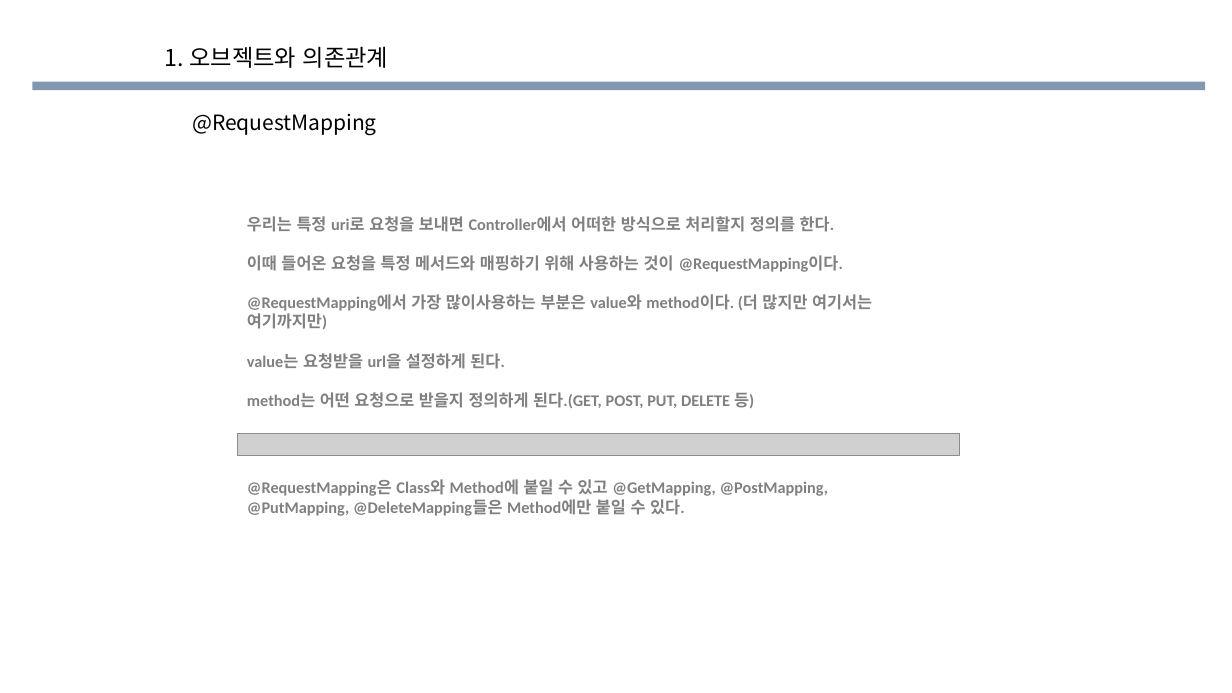
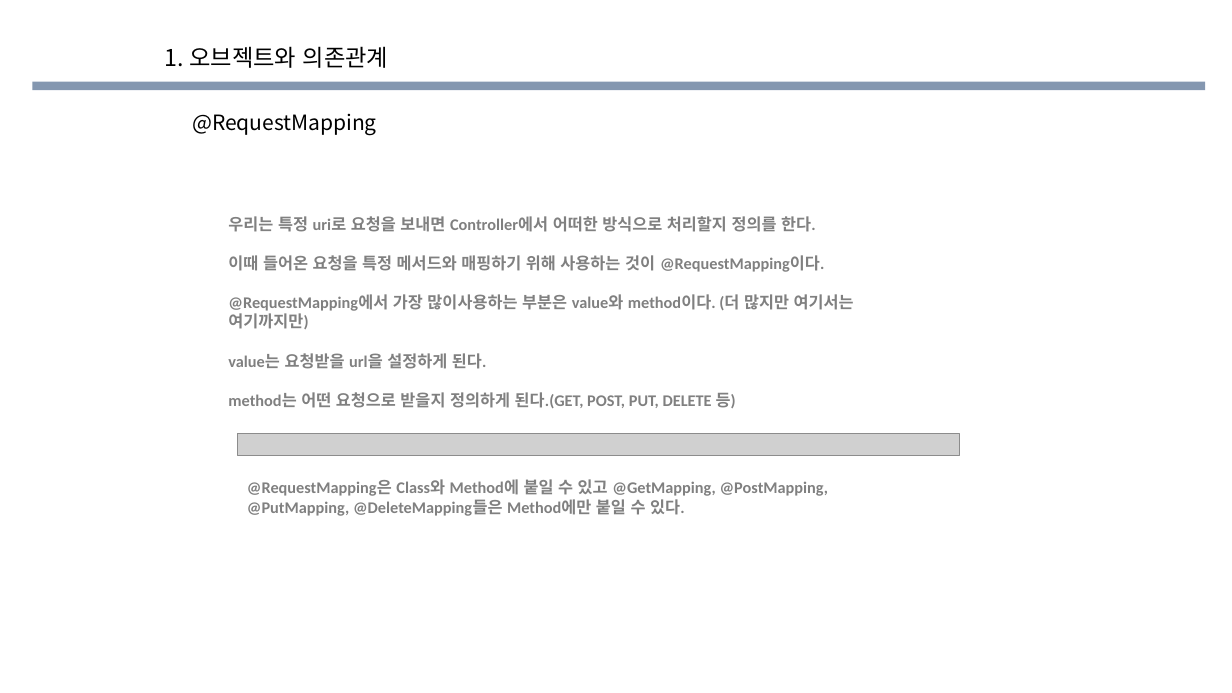
Before and after one commit to eongss/testproject, a slide deck: slide 8 of 소스코드 공부한거.pptx. Drawn at 1232x693 pixels with LibreOffice and Linux fonts; fonts in the diff are those of the drawing; grey boxes stand for pictures; background and template pictures are left out. Boxes give left, top, right and bottom in pixels: in the first picture for what was removed or moved away, otherwise in the second. Text is boxed around its words. In the diff, an @@ line names an element or a change of style, - is before the commit and + after.

```diff
--- a/소스코드 공부한거.pptx
+++ b/소스코드 공부한거.pptx
@@ text "우리는 특정 uri로 요청을 보내면 ...": place and size @@
-text "우리는 특정 uri로 요청을 보내면 ..." at bbox=[247, 216, 872, 408]
+text "우리는 특정 uri로 요청을 보내면 ..." at bbox=[228, 216, 854, 408]
```
Also in this commit, not shown: 2 other slides changed, 14 slides added, 4 other files.
